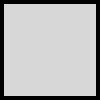
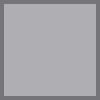
Layers edited between the first and the second w=100, h=100 image:
added layer "edge" above "button.icon.png" over left=0, top=0, right=100, bottom=100
painted on "button.icon.png" over left=0, top=0, right=100, bottom=100
